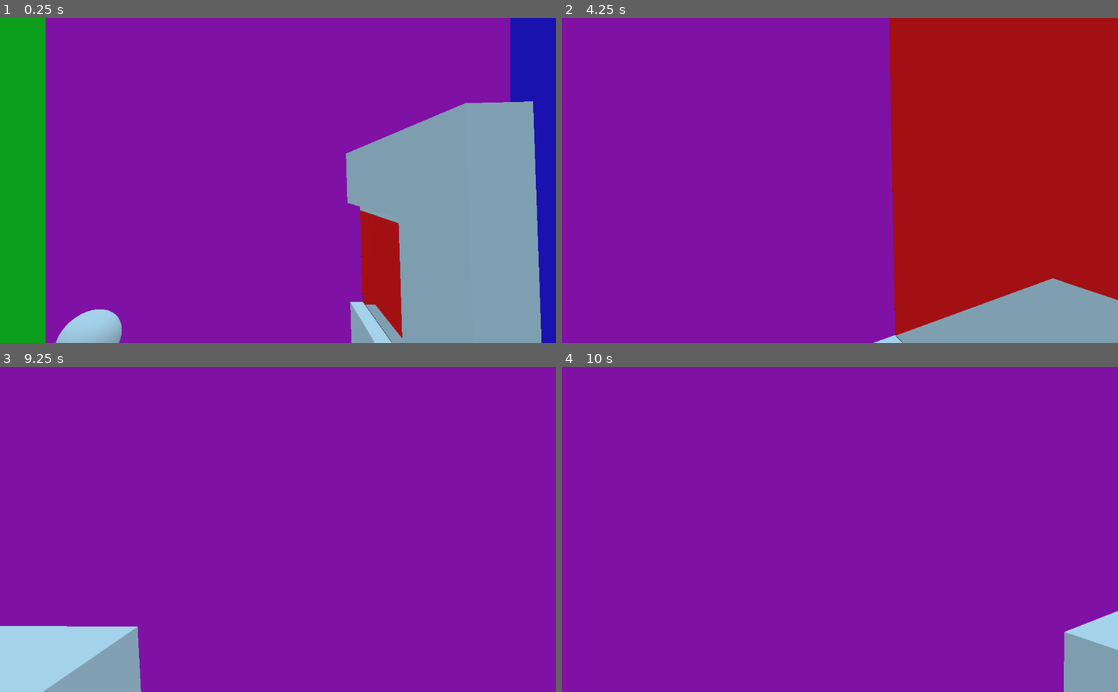
Above: before the commit, frames 1-4 (two rows, left to right).
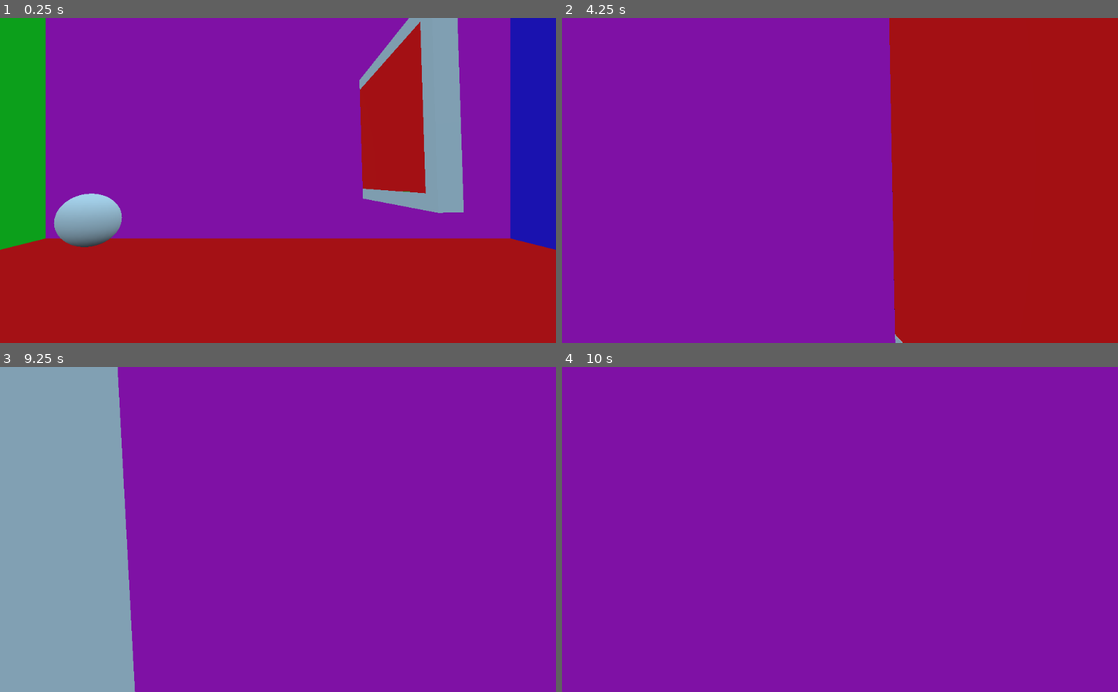
Above: after the commit, the same moments.

Repository: LivelyLiz/Godot-PortalTechdemo
Game: Godot game, scene res://Assets/Scenes/Main.tscn
Two runs of this game, one before a commit and one after it. Both use one fixed random seed, a clock stepped at 60 frames per second and the inputs below.
Inputs (mouse positions are in pixels of both pictures, inside the frame that each line leads up to):
- Up to frame 1 (0.25 s): no input
- Up to frame 2 (4.25 s): tap Enter at 0.5, 2.75 s; move the mouse to (867, 180) at 0.52 s; hold Up (ui_up) from 0.53 s (still down); move the mouse to (812, 180) at 1.27 s; tap Space at 2, 3.5 s; move the mouse to (851, 174) at 2.02 s; move the mouse to (834, 187) at 2.77 s; move the mouse to (878, 183) at 3.52 s
- Up to frame 3 (9.25 s): move the mouse to (233, 526) at 4.27 s; tap Enter at 5 s; move the mouse to (283, 529) at 5.02 s; tap Space at 5.75 s; move the mouse to (255, 523) at 5.77 s; release Up (ui_up) at 5.78 s; hold Right (ui_right) 5.78-6.53 s; move the mouse to (305, 529) at 6.52 s; hold Up (ui_up) 6.53-8.78 s; move the mouse to (250, 529) at 7.27 s; move the mouse to (289, 523) at 8.02 s; move the mouse to (272, 536) at 8.77 s; hold Left (ui_left) from 8.78 s (still down)
- Up to frame 4 (10 s): move the mouse to (878, 532) at 9.52 s; release Left (ui_left) at 9.53 s; hold Up (ui_up) from 9.53 s (still down)

The runs differ from the first frame. In frame 1, 47% of the frame differs, in the area x 0-100%, y 0-100%; in frame 2, 5.2%; in frame 3, 21%; in frame 4, 2.1%.

Commit message:
Player rotate y (broken teleport)!

Diff:
--- a/project/Assets/Scenes/Main.tscn
+++ b/project/Assets/Scenes/Main.tscn
@@ -33,7 +33,6 @@
 render_target_v_flip = true
 
 [node name="Player" parent="Player_Viewport" instance=ExtResource( 3 )]
-transform = Transform( 1, 0, 0, 0, 1, 0, 0, 0, 1, 0, 5.54548, 0 )
 
 [node name="MeshInstance2" type="MeshInstance" parent="."]
 transform = Transform( 0.678162, 0.557837, -0.478449, -0.734912, 0.514761, -0.441503, 0, 0.651029, 0.759053, 4.47869, 1.8968, 3.28523 )
--- a/project/Assets/Scenes/Player.tscn
+++ b/project/Assets/Scenes/Player.tscn
@@ -19,7 +19,7 @@
 region_rect = Rect2( 0, 0, 1040, 600 )
 
 [node name="CollisionShape" type="CollisionShape" parent="."]
-transform = Transform( 1, 0, 0, 0, -4.37114e-08, 1, 0, -1, -4.37114e-08, 0, 1.5, 0 )
+transform = Transform( 1, 0, 0, 0, -4.37114e-008, 1, 0, -1, -4.37114e-008, 0, 1.5, 0 )
 shape = SubResource( 2 )
 
 [node name="Body" type="Viewport" parent="."]
--- a/project/Assets/Scenes/TeleportTestPlane.tscn
+++ b/project/Assets/Scenes/TeleportTestPlane.tscn
@@ -21,7 +21,7 @@
 script = ExtResource( 1 )
 
 [node name="Plane" type="MeshInstance" parent="."]
-transform = Transform( 1, 0, 0, 0, -4.37114e-08, -1, 0, 1, -4.37114e-08, 0, 1, 0 )
+transform = Transform( 1, 0, 0, 0, -4.37114e-008, -1, 0, 1, -4.37114e-008, 0, 1, 0 )
 layers = 4
 mesh = SubResource( 1 )
 material/0 = SubResource( 2 )
@@ -34,18 +34,24 @@
 shape = SubResource( 3 )
 
 [node name="ProxyGeometry" type="Spatial" parent="."]
+transform = Transform( 1, 0, 0, 0, 1, 0, 0, 0, 0.5, 0, 0, -0.25 )
 
 [node name="Left" type="MeshInstance" parent="ProxyGeometry"]
-transform = Transform( 0.5, 0, 0, 0, 1, 0, 0, 0, 0.5, -1.5, 1, 0 )
+transform = Transform( 0.1, 0, 0, 0, 1, 0, 0, 0, 0.5, -1.1, 1, 0 )
 mesh = SubResource( 4 )
 material/0 = null
 
 [node name="Right" type="MeshInstance" parent="ProxyGeometry"]
-transform = Transform( 0.5, 0, 0, 0, 1, 0, 0, 0, 0.5, 1.5, 1, 0 )
+transform = Transform( 0.1, 0, 0, 0, 1, 0, 0, 0, 0.5, 1.1, 1, 0 )
 mesh = SubResource( 5 )
 material/0 = null
 
 [node name="Top" type="MeshInstance" parent="ProxyGeometry"]
-transform = Transform( 2, 0, 0, 0, 0.5, 0, 0, 0, 0.5, 0, 2.5, 0 )
+transform = Transform( 1.2, 0, 0, 0, 0.1, 0, 0, 0, 0.5, 0, 2.1, 0 )
 mesh = SubResource( 6 )
 material/0 = null
+
+[node name="Back" type="MeshInstance" parent="ProxyGeometry"]
+transform = Transform( 1.2, 0, 0, 0, 1.1, 0, 0, 0, 0.1, 0, 1.1, -0.5 )
+mesh = SubResource( 6 )
+material/0 = null
--- a/project/Assets/Scripts/Player.gd
+++ b/project/Assets/Scripts/Player.gd
@@ -6,11 +6,6 @@
 var mouse_sens = 0.3
 var velocity = Vector3()
 var direction = Vector3()
-
-# Fly variables
-var FLY_SPEED = 40
-const FLY_ACCEL = 4
-var isFlying : bool = false
 
 # Walk variables
 var gravity = -9.8 * 3
@@ -28,36 +23,7 @@
 	$Player_View.offset = size/2
 
 func _physics_process(delta):
-	if !isFlying:
-		walk(delta)
-		if Input.is_action_just_pressed("FlyCheat"):
-			isFlying = true
-			fly(delta)
-		if Input.is_action_just_pressed("sub"):
-			if MAX_SPEED == 1:
-				return
-			MAX_SPEED -= 1
-		if Input.is_action_just_pressed("add"):
-			if MAX_SPEED == 40:
-				return
-			MAX_SPEED += 1
-		if Input.is_action_just_pressed("reset_speed"):
-			MAX_SPEED = 10
-	else:
-		fly(delta)
-		if Input.is_action_just_pressed("FlyCheat"):
-			isFlying = false
-			walk(delta)
-		if Input.is_action_just_pressed("sub"):
-			if FLY_SPEED == 1:
-				return
-			FLY_SPEED -= 1
-		if Input.is_action_just_pressed("add"):
-			if FLY_SPEED == 40:
-				return
-			FLY_SPEED += 1
-		if Input.is_action_just_pressed("reset_speed"):
-			FLY_SPEED = 10
+	walk(delta)
 
 func walk(delta):
 	direction = Vector3()
@@ -73,7 +39,7 @@
 		direction += aim.x
 
 	direction = direction.normalized()
-	velocity.y += gravity * delta
+	#velocity.y += gravity * delta
 
 	var temp_velocity = velocity
 	temp_velocity.y = 0
@@ -93,28 +59,6 @@
 	velocity = move_and_slide(velocity, Vector3(0, 1, 0))
 	camera_moved()
 
-func fly(delta):
-	direction = Vector3()
-
-	var aim = $Body/Head/Camera.global_transform.basis
-	if Input.is_key_pressed(KEY_W):
-		direction -= aim.z
-	if Input.is_key_pressed(KEY_S):
-		direction += aim.z
-	if Input.is_key_pressed(KEY_A):
-		direction -= aim.x
-	if Input.is_key_pressed(KEY_D):
-		direction += aim.x
-
-	direction = direction.normalized()
-	var target = direction * FLY_SPEED
-	var temp_velocity = velocity
-	temp_velocity = temp_velocity.linear_interpolate(target, FLY_ACCEL * delta)
-	velocity = temp_velocity
-
-	velocity = move_and_slide(velocity)
-	camera_moved()
-
 func camera_moved():
 	emit_signal("Camer_Moved",$Body/Head/Camera)
 
@@ -123,6 +67,7 @@
 	$Body.input(event)
 	if event is InputEventMouseMotion:
 		$Body/Head.rotate_y(deg2rad(-event.relative.x * mouse_sens))
+		#rotate_y(deg2rad(-event.relative.x * mouse_sens))
 
 		var change = -event.relative.y * mouse_sens
 		if change + camera_angle < 90 && change + camera_angle > -90:
--- a/project/Assets/Scripts/PortalPairs.gd
+++ b/project/Assets/Scripts/PortalPairs.gd
@@ -29,8 +29,8 @@
 	_camera1 = $Portal1_VP/Camera
 	_camera2 = $Portal2_VP/Camera
 
-	#_camera1.cull_mask += pow(2, Portal2_Index+1)
-	#_camera2.cull_mask += pow(2, Portal1_Index+1)
+	_camera1.cull_mask += pow(2, Portal2_Index+1)
+	_camera2.cull_mask += pow(2, Portal1_Index+1)
 
 	_portal1._exit_portal = _portal2
 	_portal2._exit_portal = _portal1
--- a/project/Assets/Scripts/TeleportTestPlane.gd
+++ b/project/Assets/Scripts/TeleportTestPlane.gd
@@ -26,8 +26,12 @@
 	m.albedo_color = Color(index/255.0, 0, 0, 1)
 	m.flags_unshaded = true
 	$Plane.set_surface_material(0, m)
-	$Plane.layers = pow(2, index+1)
 
+	var layer : int = pow(2, index+1)
+	$Plane.layers = layer
+
+	for node in $ProxyGeometry.get_children():
+		node.layers = ~(layer+3)
 
 
 func getIndex():
